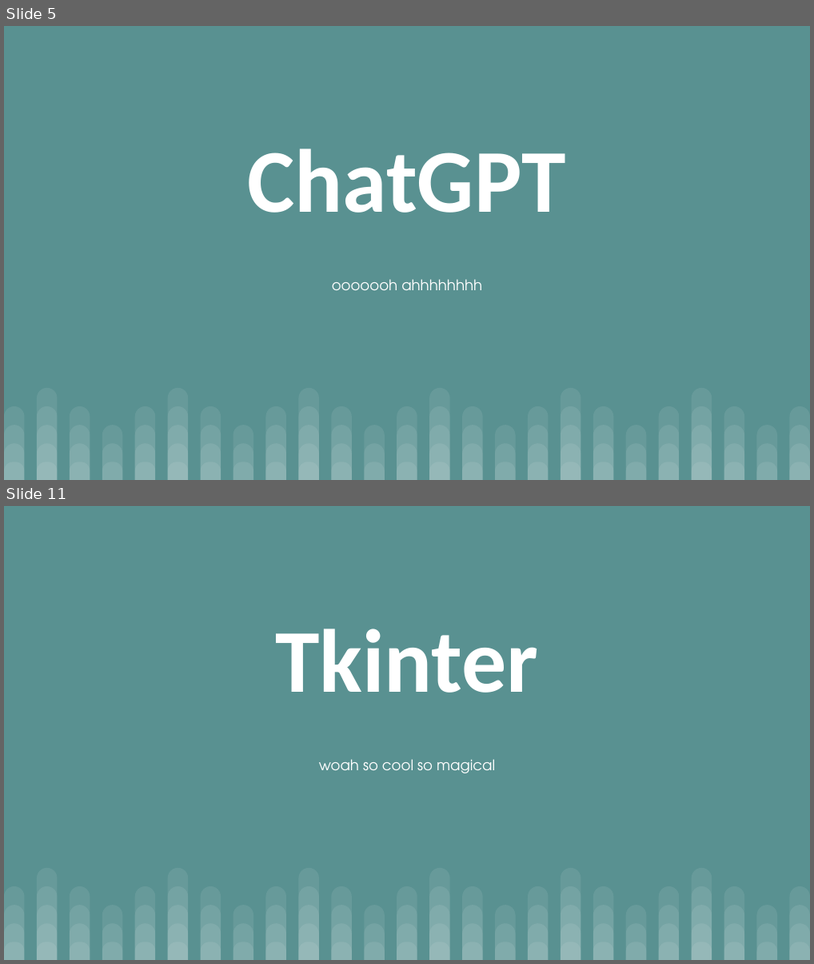
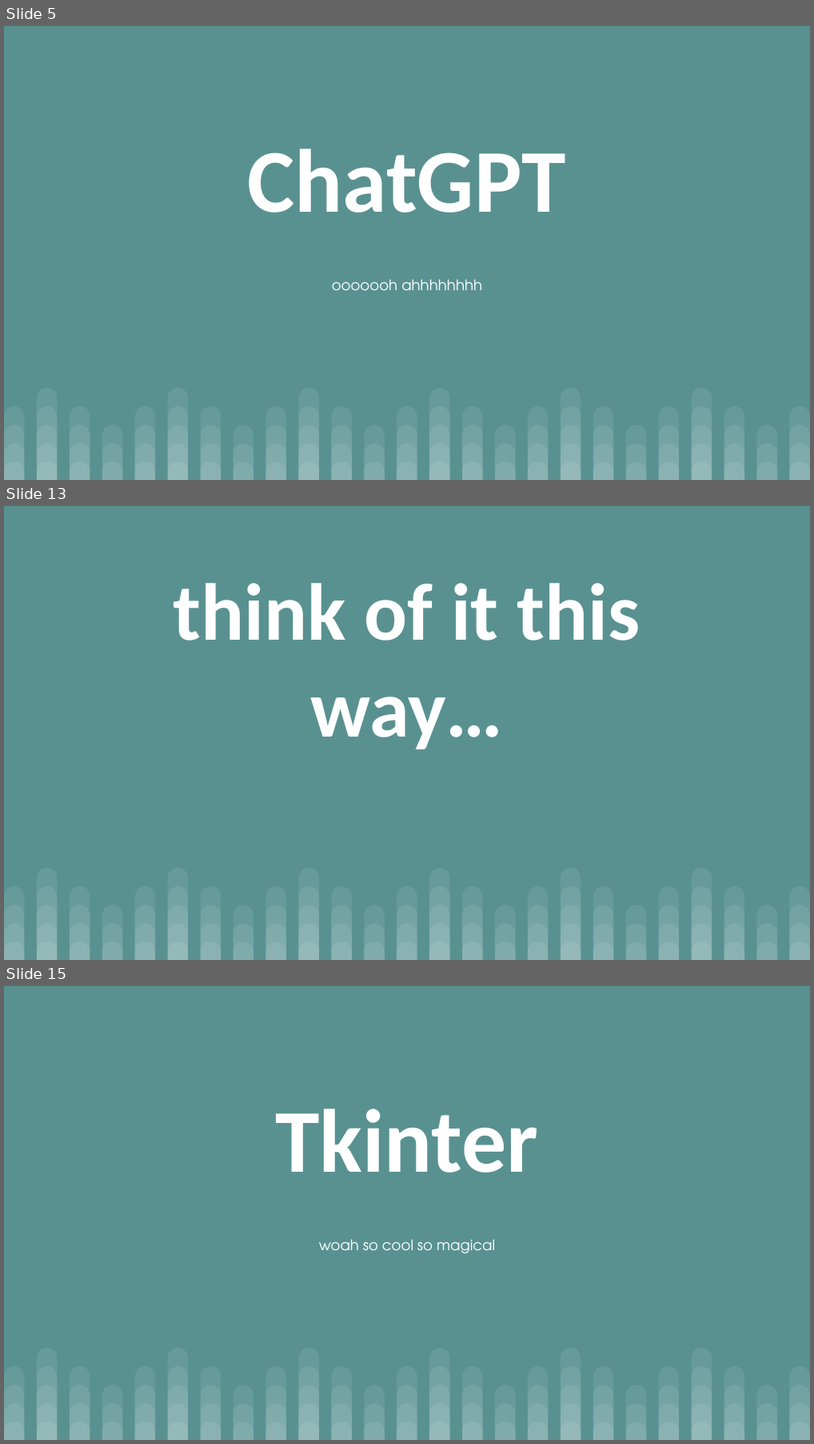
Before and after one commit to aacayanan/chatbot-workshop-mesacs, a slide deck: AI Chatbot Workshop.pptx. Shown one above the other, each under a label of ours: slides 5 and 11 before the commit, slides 5, 13 and 15 after it; the slides between them are not shown. The pictures are 814x964 and 814x1444 pixels, drawn with LibreOffice and Linux fonts; fonts in the diff are those of the drawing. Boxes give left, top, right and bottom in pixels: in the first picture for what was removed or moved away, otherwise in the second. Text is boxed around its words. In the diff, an @@ line names an element or a change of style, - is before the commit and + after.

```diff
--- a/AI Chatbot Workshop.pptx
+++ b/AI Chatbot Workshop.pptx
@@ slide 13 added at bbox=[4, 506, 810, 960], background #599191; not listed: 100 template elements that a slide beside it also shows @@
@@ title added at bbox=[174, 583, 641, 749], 72 pt, text #FFFFFF, bold @@
+think of it this way…
@@ what was slide 11 is now slide 15 @@
```
Also in this commit, not shown: 7 slides changed, 3 other slides added.
